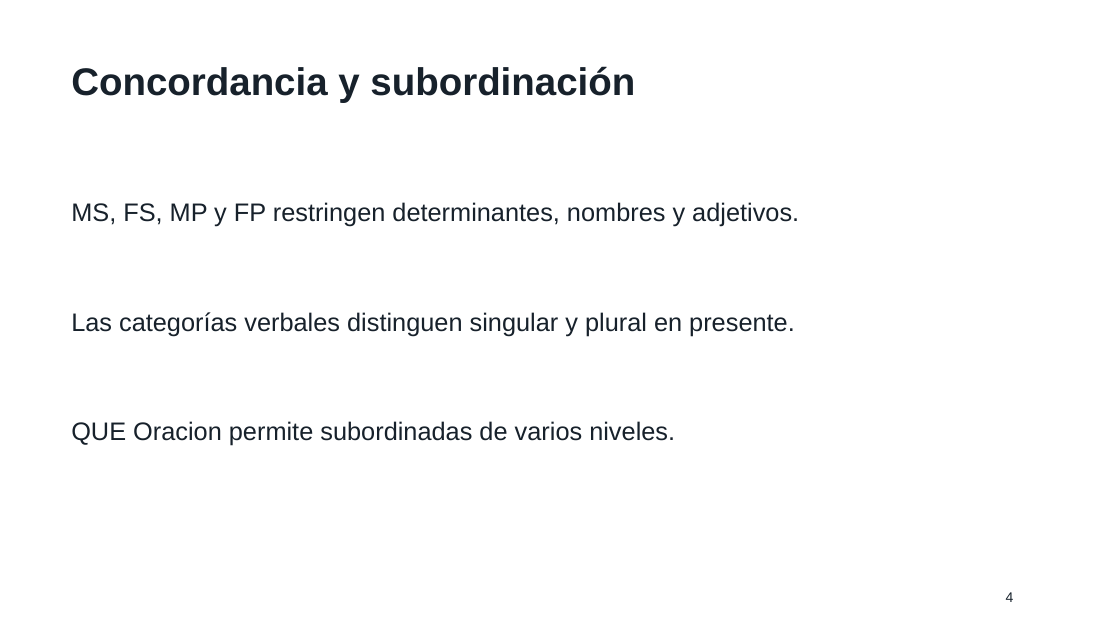
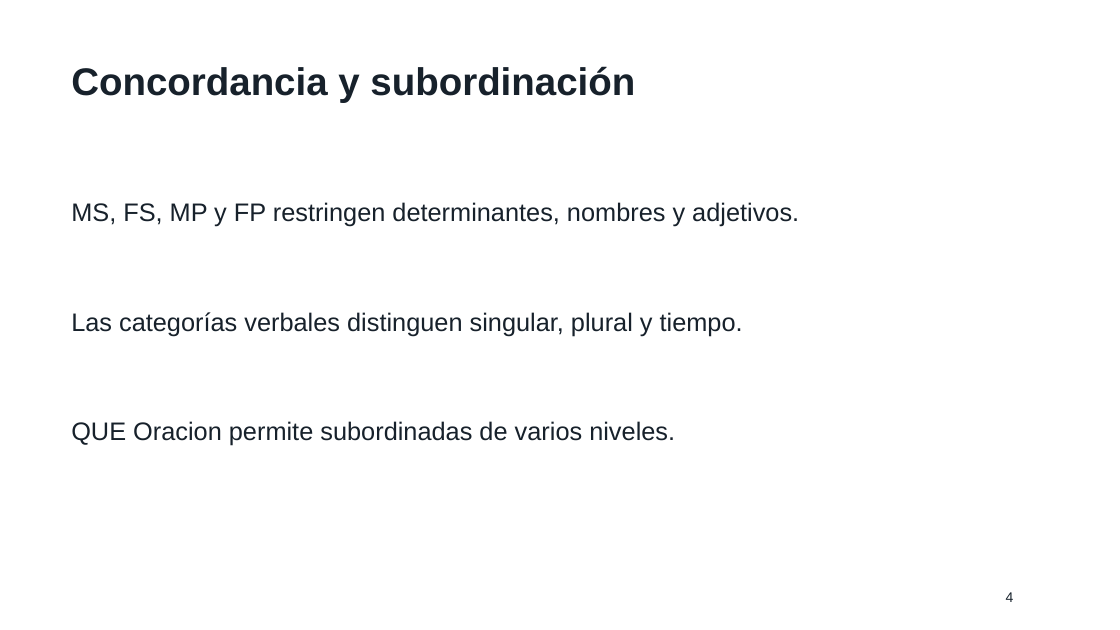
Before and after one commit to Melissaav22/TLP-PROYECTO, a slide deck: slide 4 of docs/presentacion_fase1.pptx. Drawn at 1120x630 pixels with LibreOffice and Linux fonts; fonts in the diff are those of the drawing. Boxes give left, top, right and bottom in pixels: in the first picture for what was removed or moved away, otherwise in the second. Text is boxed around its words. In the diff, an @@ line names an element or a change of style, - is before the commit and + after.

```diff
--- a/docs/presentacion_fase1.pptx
+++ b/docs/presentacion_fase1.pptx
@@ text at box(71, 312, 743, 336): text changed @@
-Las categorías verbales distinguen singular y plural en presente.
+Las categorías verbales distinguen singular, plural y tiempo.
```
Also in this commit, not shown: 1 other slide changed, 18 other files.
